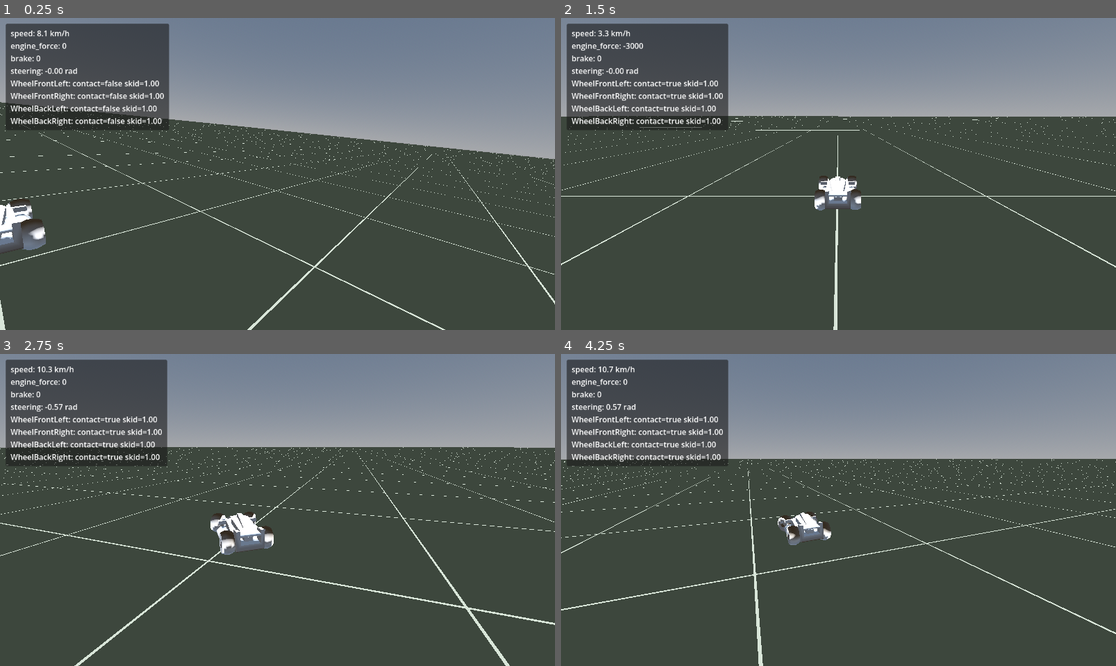
Above: before the commit, frames 1-4 (two rows, left to right).
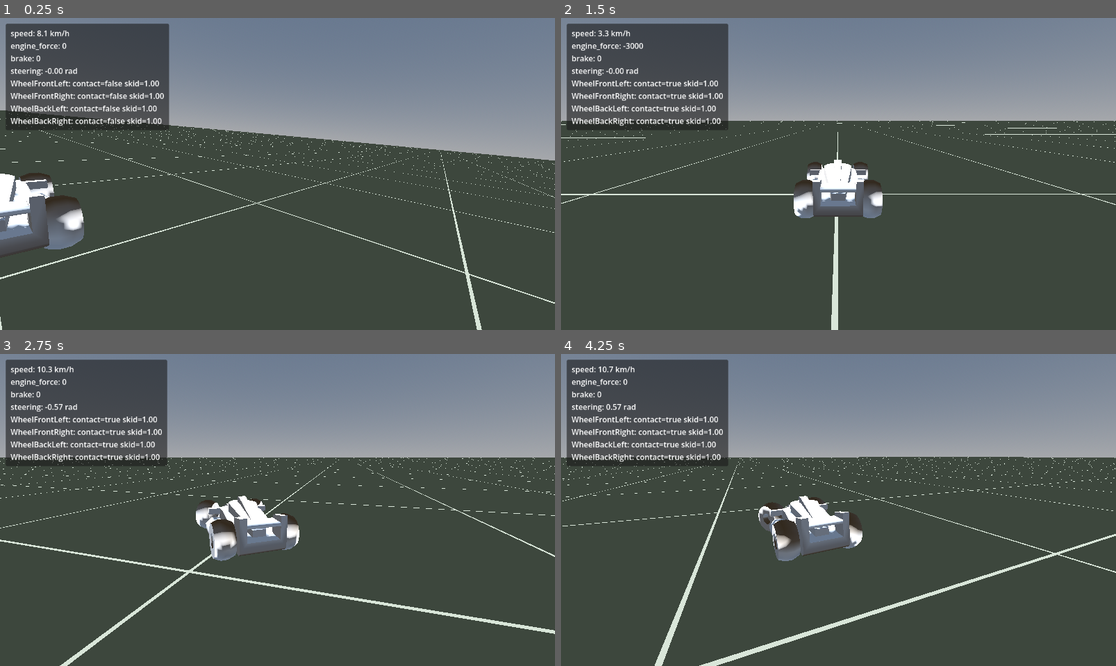
Above: after the commit, the same moments.

Repository: michael-baker-us/track-days
Game: Godot game, scene res://scenes/main.tscn
Two runs of this game, one before a commit and one after it. Both use one fixed random seed, a clock stepped at 60 frames per second and the inputs below.
Inputs:
- Up to frame 1 (0.25 s): no input
- Up to frame 2 (1.5 s): hold D (steer_right) 0.53-1.28 s; hold S (brake) from 1.28 s (still down)
- Up to frame 3 (2.75 s): release S (brake) at 2.03 s; hold D (steer_right) from 2.03 s (still down)
- Up to frame 4 (4.25 s): release D (steer_right) at 2.78 s; hold W (accelerate) 2.78-3.53 s; hold A (steer_left) from 3.53 s (still down)

The runs differ from the first frame. In frame 1, 5.9% of the frame differs, in the area x 0-100%, y 26-100%; in frame 2, 4.5%; in frame 3, 8.2%, in the area x 0-100%, y 29-100%; in frame 4, 5.5%.

Commit message:
M2: CarTuning resource, and fix camera trailing far behind its offset
Introduces the CarTuning resource the plan called for. Every feel
parameter now lives in resources/tuning/car_tuning.gd instead of being
scattered across @exports on the controller and hand-set values on the
wheel nodes. Suspension is included, so wheels are configured from the
resource in _ready() and car.tscn holds only geometry: wheel positions,
radius, and which wheels steer or drive.

Godot only serialises properties differing from a script's defaults, so
the defaults ARE the grippy baseline, grippy.tres is intentionally
empty, and other presets record just their deltas. drifty.tres is four
lines and those four lines are exactly what makes it drifty.

Refactor verified behaviour-preserving by re-running the full battery:
t100 3.54s, 100-0 in 1.75s / 24.1m / 1.62g, top speed 164.9 km/h,
slalom 0/600 - all identical to before.

Camera: added a screenshot harness (RenderingServer.force_draw then
root.get_texture().get_image(), run non-headless) because camera work
had been guesswork. The first shot showed the car as a speck filling
~3% of screen width. Pulling the follow offset 7m -> 4.2m barely
changed it, which was the tell: exponential smoothing trails a moving
target by roughly velocity/lag, so at 29 m/s with lag 4 the camera sat
~7m behind its own target and the offset had stopped meaning anything.
Feeding the car's velocity forward into the target position cancels
that steady-state error while smoothing still absorbs acceleration.
Car now fills ~14% of frame. FOV reference 180 -> 165 km/h so the kick
reaches full value at the actual top speed.

Two gotchas recorded in the journal:
- Node _ready() has not run while SceneTree._initialize() is still
  executing, so a diagnostic reading wheel properties there sees
  Godot's defaults and looks like tuning never applied.
- Deleting .godot wipes the global class_name registry, so running the
  game without an editor import pass fails to resolve CarTuning.

Diff:
--- /dev/null
+++ b/resources/tuning/car_tuning.gd
@@ -0,0 +1,74 @@
+class_name CarTuning
+extends Resource
+
+## Every parameter that defines how the car feels, in one swappable resource.
+##
+## .tres files are plain text, so presets diff cleanly in git and can be
+## swapped to A/B two feels back to back. Geometry (wheel positions, radius,
+## which wheels steer or drive) stays in car.tscn - that describes the car,
+## not how it feels.
+##
+## Convention: the defaults below ARE the "grippy arcade" baseline, arrived at
+## by measurement in docs/tuning-journal.md. Godot only serialises properties
+## that differ from a script's defaults, so grippy.tres is intentionally empty
+## and every other preset records just its deltas - which makes the diff
+## between two feels exactly the set of values that differ.
+
+@export_group("Drivetrain")
+@export var engine_force: float = 8000.0
+@export var reverse_force: float = 3000.0
+## VehicleBody3D brake force saturates around 150 - past that the wheels just
+## lock and deceleration is capped by tyre grip instead, which reads as an
+## instant stop. Useful range is roughly 20-60.
+@export var brake_force: float = 32.0
+## Aerodynamic drag. Force grows with speed squared, so this sets top speed
+## (where engine force balances it) and makes acceleration taper naturally.
+@export var drag_coefficient: float = 5.0
+
+@export_group("Grip")
+## Godot's default wheel_friction_slip of 10.5 is far beyond anything physical
+## - it braked at ~20 g and cornered at ~9 g. These sit near 1.6 g / 1.3 g.
+## Rear above front so the car washes into mild understeer at the limit
+## rather than snapping into oversteer.
+@export var friction_front: float = 1.4
+@export var friction_rear: float = 1.7
+## Must stay well below friction_rear, or the handbrake would *add* grip.
+@export var handbrake_rear_friction: float = 0.5
+@export var handbrake_force: float = 40.0
+
+@export_group("Steering")
+@export var max_steer_angle: float = 0.6
+@export var steer_speed: float = 4.0
+@export var steer_falloff_reference_kmh: float = 200.0
+
+@export_group("Suspension")
+## Godot's default stiffness (5.0) is tuned for a far lighter body than 1200 kg
+## and lets the chassis sink onto its own collision box, starving the wheels of
+## load and traction.
+@export var suspension_stiffness: float = 60.0
+@export var suspension_max_force: float = 12000.0
+@export var suspension_travel: float = 0.2
+@export var damping_compression: float = 0.9
+@export var damping_relaxation: float = 0.95
+
+@export_group("Stability")
+## Virtual anti-roll bar. VehicleBody3D has no roll stiffness of its own, so
+## quick steering reversals unload the inside wheels and put the car on two
+## wheels. This resists body roll without reducing grip.
+@export var antiroll_stiffness: float = 15.0
+@export var antiroll_damping: float = 4.0
+
+@export_group("Camera")
+## Camera lives here too: swapping a feel preset should swap how the car is
+## framed, since chase distance and FOV kick are a large part of perceived speed.
+## Sized against the car, which is only ~2.6 m long: at 7 m back it rendered as
+## a speck filling ~3% of screen width. ~4 m puts it nearer 12%, which reads as
+## a third-person racer rather than a distant camera drone.
+@export var camera_follow_offset: Vector3 = Vector3(0.0, 1.4, -4.2)
+@export var camera_look_offset: Vector3 = Vector3(0.0, 0.45, 0.0)
+@export var camera_position_lag: float = 4.0
+@export var camera_rotation_lag: float = 5.0
+@export var camera_base_fov: float = 70.0
+@export var camera_max_fov_kick: float = 12.0
+## Should track actual top speed so the FOV kick reaches full value there.
+@export var camera_fov_reference_kmh: float = 165.0
--- /dev/null
+++ b/resources/tuning/drifty.tres
@@ -0,0 +1,11 @@
+[gd_resource type="Resource" script_class="CarTuning" format=3]
+
+[ext_resource type="Script" path="res://resources/tuning/car_tuning.gd" id="1_hmcfy"]
+
+[resource]
+resource_name = "Drifty"
+script = ExtResource("1_hmcfy")
+friction_front = 1.6
+friction_rear = 1.0
+handbrake_rear_friction = 0.3
+antiroll_stiffness = 10.0
--- /dev/null
+++ b/resources/tuning/grippy.tres
@@ -0,0 +1,7 @@
+[gd_resource type="Resource" script_class="CarTuning" format=3]
+
+[ext_resource type="Script" path="res://resources/tuning/car_tuning.gd" id="1_t6x3d"]
+
+[resource]
+resource_name = "Grippy Arcade"
+script = ExtResource("1_t6x3d")
--- a/scenes/car/car.tscn
+++ b/scenes/car/car.tscn
@@ -1,6 +1,7 @@
 [gd_scene format=4]
 
 [ext_resource type="Script" path="res://scripts/car/car_controller.gd" id="1_yr3gr"]
+[ext_resource type="Resource" path="res://resources/tuning/grippy.tres" id="2_yhfra"]
 
 [sub_resource type="StandardMaterial3D" id="StandardMaterial3D_fo30k"]
 resource_name = "colormap"
@@ -183,8 +184,8 @@
 [node name="Car" type="VehicleBody3D" unique_id=1573721948]
 mass = 1200.0
 center_of_mass_mode = 1
-center_of_mass = Vector3(0, 0, 0)
 script = ExtResource("1_yr3gr")
+tuning = ExtResource("2_yhfra")
 
 [node name="body" type="MeshInstance3D" parent="." unique_id=1986410345]
 transform = Transform3D(1, 0, 0, 0, 1, 0, 0, 0, 1, -1.3499743e-13, 0.1, -3.609557e-16)
@@ -199,11 +200,6 @@
 use_as_steering = true
 wheel_radius = 0.3
 wheel_rest_length = 0.1
-suspension_travel = 0.2
-suspension_stiffness = 60.0
-suspension_max_force = 12000.0
-damping_compression = 0.9
-damping_relaxation = 0.95
 
 [node name="wheel-front-left" type="MeshInstance3D" parent="WheelFrontLeft" unique_id=1244607608]
 mesh = SubResource("ArrayMesh_vp2fj")
@@ -213,11 +209,6 @@
 use_as_steering = true
 wheel_radius = 0.3
 wheel_rest_length = 0.1
-suspension_travel = 0.2
-suspension_stiffness = 60.0
-suspension_max_force = 12000.0
-damping_compression = 0.9
-damping_relaxation = 0.95
 
 [node name="wheel-front-right" type="MeshInstance3D" parent="WheelFrontRight" unique_id=160649711]
 mesh = SubResource("ArrayMesh_vf27a")
@@ -227,11 +218,6 @@
 use_as_traction = true
 wheel_radius = 0.3
 wheel_rest_length = 0.1
-suspension_travel = 0.2
-suspension_stiffness = 60.0
-suspension_max_force = 12000.0
-damping_compression = 0.9
-damping_relaxation = 0.95
 
 [node name="wheel-back-left" type="MeshInstance3D" parent="WheelBackLeft" unique_id=392733789]
 mesh = SubResource("ArrayMesh_umhrx")
@@ -241,11 +227,6 @@
 use_as_traction = true
 wheel_radius = 0.3
 wheel_rest_length = 0.1
-suspension_travel = 0.2
-suspension_stiffness = 60.0
-suspension_max_force = 12000.0
-damping_compression = 0.9
-damping_relaxation = 0.95
 
 [node name="wheel-back-right" type="MeshInstance3D" parent="WheelBackRight" unique_id=1159285155]
 mesh = SubResource("ArrayMesh_nrwvs")
--- a/scripts/camera/chase_camera.gd
+++ b/scripts/camera/chase_camera.gd
@@ -1,30 +1,42 @@
 extends Camera3D
 
-@export var follow_offset: Vector3 = Vector3(0.0, 2.5, -7.0)
-@export var look_offset: Vector3 = Vector3(0.0, 0.8, 0.0)
-@export var position_lag: float = 4.0
-@export var rotation_lag: float = 5.0
-@export var base_fov: float = 70.0
-@export var max_fov_kick: float = 12.0
-@export var fov_speed_reference_kmh: float = 180.0
+## Camera framing comes from the car's CarTuning resource so that swapping a
+## feel preset also swaps how the car is framed - chase distance and FOV kick
+## are a large part of perceived speed.
 
 var _car: VehicleBody3D
+var _tuning: CarTuning
 
 func _physics_process(delta: float) -> void:
 	if _car == null:
 		_car = get_tree().get_first_node_in_group("player_car")
 		if _car == null:
 			return
-		global_transform.origin = _car.global_transform * follow_offset
+		_tuning = _car.tuning
+		global_transform.origin = _car.global_transform * _tuning.camera_follow_offset
 
-	var desired_pos: Vector3 = _car.global_transform * follow_offset
-	var desired_look: Vector3 = _car.global_transform.origin + look_offset
+	# Exponential smoothing trails a moving target by roughly velocity/lag, which
+	# at 29 m/s and lag 4 is ~7 m - enough that the follow offset stopped meaning
+	# anything and the car shrank to a speck at speed. Feeding the velocity
+	# forward cancels that steady-state error, so the offset is honest at any
+	# speed while smoothing still absorbs acceleration and bumps.
+	var desired_pos: Vector3 = (
+		_car.global_transform * _tuning.camera_follow_offset
+		+ _car.linear_velocity / _tuning.camera_position_lag
+	)
+	var desired_look: Vector3 = _car.global_transform.origin + _tuning.camera_look_offset
 
-	global_transform.origin = global_transform.origin.lerp(desired_pos, 1.0 - exp(-position_lag * delta))
+	global_transform.origin = global_transform.origin.lerp(
+		desired_pos, 1.0 - exp(-_tuning.camera_position_lag * delta)
+	)
 
-	var desired_basis := Transform3D(Basis(), Vector3.ZERO).looking_at(desired_look - global_transform.origin, Vector3.UP).basis
-	global_transform.basis = global_transform.basis.slerp(desired_basis, 1.0 - exp(-rotation_lag * delta))
+	var desired_basis := Transform3D(Basis(), Vector3.ZERO).looking_at(
+		desired_look - global_transform.origin, Vector3.UP
+	).basis
+	global_transform.basis = global_transform.basis.slerp(
+		desired_basis, 1.0 - exp(-_tuning.camera_rotation_lag * delta)
+	)
 
 	var speed_kmh: float = _car.linear_velocity.length() * 3.6
-	var kick_t: float = clamp(speed_kmh / fov_speed_reference_kmh, 0.0, 1.0)
-	fov = base_fov + max_fov_kick * kick_t
+	var kick_t: float = clamp(speed_kmh / _tuning.camera_fov_reference_kmh, 0.0, 1.0)
+	fov = _tuning.camera_base_fov + _tuning.camera_max_fov_kick * kick_t
--- a/scripts/car/car_controller.gd
+++ b/scripts/car/car_controller.gd
@@ -1,48 +1,19 @@
 extends VehicleBody3D
 
-@export_group("Drivetrain")
-@export var engine_force_value: float = 8000.0
-@export var reverse_force_value: float = 3000.0
-## VehicleBody3D brake force saturates around 150 - past that the wheels just
-## lock and deceleration is capped by tyre grip instead, which is what made
-## braking feel instant. Useful range is roughly 20-60.
-@export var brake_force: float = 32.0
-## Aerodynamic drag. Force grows with speed squared, so this sets the top
-## speed (engine force balances drag) and makes acceleration taper off
-## naturally instead of climbing linearly forever.
-@export var drag_coefficient: float = 5.0
+const DEFAULT_TUNING := "res://resources/tuning/grippy.tres"
 
-@export_group("Grip")
-## Rear grip sits slightly above front so the car washes out into mild,
-## predictable understeer at the limit rather than snapping into oversteer.
-## Godot's default of 10.5 is far beyond anything physical - it made the car
-## brake at ~20 g and corner at ~9 g, which is what read as "sudden". These
-## values put braking near 1.6 g and cornering near 1.3 g.
-@export var friction_front: float = 1.4
-@export var friction_rear: float = 1.7
-## Handbrake cuts rear grip to break the back loose on demand - slides are
-## something you provoke, not something that happens to you. Must stay well
-## below friction_rear or the handbrake would *add* grip.
-@export var handbrake_rear_friction: float = 0.5
-@export var handbrake_force: float = 40.0
-
-@export_group("Steering")
-@export var max_steer_angle: float = 0.6
-@export var steer_speed: float = 4.0
-@export var steer_falloff_reference_kmh: float = 200.0
-
-@export_group("Stability")
-## Virtual anti-roll bar. VehicleBody3D has no roll stiffness of its own, so
-## quick steering reversals unload the inside wheels and put the car on two
-## wheels. This resists body roll without reducing grip.
-@export var antiroll_stiffness: float = 15.0
-@export var antiroll_damping: float = 4.0
+## All feel parameters live in this resource so presets can be swapped whole.
+## Falls back to the default preset if unset, so the car is never un-drivable.
+@export var tuning: CarTuning
 
 var _front_wheels: Array[VehicleWheel3D] = []
 var _rear_wheels: Array[VehicleWheel3D] = []
 
 func _ready() -> void:
 	add_to_group("player_car")
+
+	if tuning == null:
+		tuning = load(DEFAULT_TUNING)
 
 	for child in get_children():
 		if child is VehicleWheel3D:
@@ -51,10 +22,20 @@
 			else:
 				_rear_wheels.append(child)
 
+	_apply_tuning_to_wheels()
+
+func _apply_tuning_to_wheels() -> void:
+	for wheel in _front_wheels + _rear_wheels:
+		wheel.suspension_stiffness = tuning.suspension_stiffness
+		wheel.suspension_max_force = tuning.suspension_max_force
+		wheel.suspension_travel = tuning.suspension_travel
+		wheel.damping_compression = tuning.damping_compression
+		wheel.damping_relaxation = tuning.damping_relaxation
+
 	for wheel in _front_wheels:
-		wheel.wheel_friction_slip = friction_front
+		wheel.wheel_friction_slip = tuning.friction_front
 	for wheel in _rear_wheels:
-		wheel.wheel_friction_slip = friction_rear
+		wheel.wheel_friction_slip = tuning.friction_rear
 
 func _physics_process(delta: float) -> void:
 	var steer_input := Input.get_axis("steer_left", "steer_right")
@@ -63,32 +44,36 @@
 	var handbrake_pressed := Input.is_action_pressed("handbrake")
 
 	var speed_kmh := linear_velocity.length() * 3.6
-	var speed_factor: float = clamp(1.0 - speed_kmh / steer_falloff_reference_kmh, 0.25, 1.0)
+	var speed_factor: float = clamp(
+		1.0 - speed_kmh / tuning.steer_falloff_reference_kmh, 0.25, 1.0
+	)
 	# Sign is a guess at VehicleBody3D's steering convention; flip if turning is inverted.
-	var steer_target: float = -steer_input * max_steer_angle * speed_factor
-	steering = move_toward(steering, steer_target, steer_speed * delta)
+	var steer_target: float = -steer_input * tuning.max_steer_angle * speed_factor
+	steering = move_toward(steering, steer_target, tuning.steer_speed * delta)
 
 	# This car model's front faces local +Z, so that's "forward" for braking-vs-reverse.
 	var forward_speed := linear_velocity.dot(global_transform.basis.z)
 
 	if handbrake_pressed:
 		engine_force = 0.0
-		brake = handbrake_force
+		brake = tuning.handbrake_force
 	elif accelerate_pressed:
-		engine_force = engine_force_value
+		engine_force = tuning.engine_force
 		brake = 0.0
 	elif brake_pressed:
 		if forward_speed > 0.5:
 			engine_force = 0.0
-			brake = brake_force
+			brake = tuning.brake_force
 		else:
-			engine_force = -reverse_force_value
+			engine_force = -tuning.reverse_force
 			brake = 0.0
 	else:
 		engine_force = 0.0
 		brake = 0.0
 
-	var rear_friction := handbrake_rear_friction if handbrake_pressed else friction_rear
+	var rear_friction: float = (
+		tuning.handbrake_rear_friction if handbrake_pressed else tuning.friction_rear
+	)
 	for wheel in _rear_wheels:
 		wheel.wheel_friction_slip = rear_friction
 
@@ -99,7 +84,7 @@
 		_reset()
 
 func _apply_drag() -> void:
-	apply_central_force(-linear_velocity * linear_velocity.length() * drag_coefficient)
+	apply_central_force(-linear_velocity * linear_velocity.length() * tuning.drag_coefficient)
 
 func _apply_antiroll() -> void:
 	var basis := global_transform.basis
@@ -107,7 +92,9 @@
 	# vector against world up is the actual signed roll (sin of the roll angle).
 	var tilt := basis.x.dot(Vector3.UP)
 	var roll_rate := angular_velocity.dot(basis.z)
-	apply_torque(-basis.z * (tilt * antiroll_stiffness + roll_rate * antiroll_damping) * mass)
+	apply_torque(
+		-basis.z * (tilt * tuning.antiroll_stiffness + roll_rate * tuning.antiroll_damping) * mass
+	)
 
 func _reset() -> void:
 	global_transform.basis = Basis()
Not shown, added: resources/tuning/car_tuning.gd.uid
Not shown, changed: docs/tuning-journal.md
